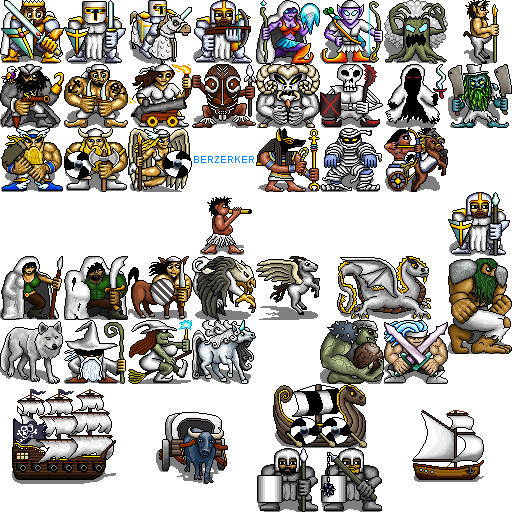
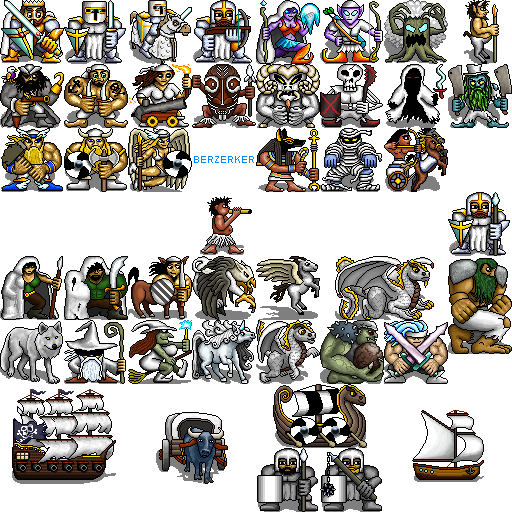
Revision of a layered 512 x 512 image; what changed, layer by layer:
painted on "Colour" over [257, 257, 432, 382]
painted on "Detail" over [22, 8, 482, 476]
painted on "Shadow" over [29, 120, 456, 475]
